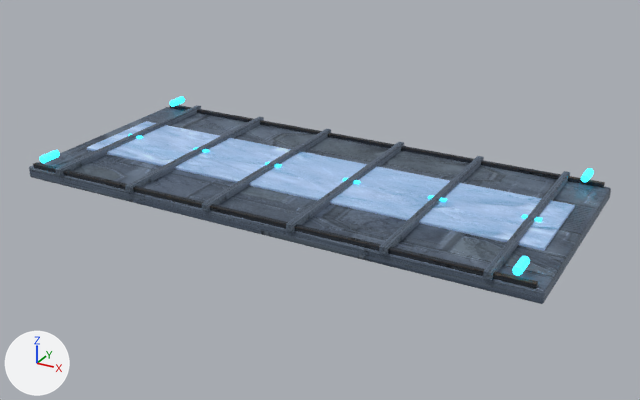
What one commit did to the glTF model game/assets/world/aetherfall/expanse/transit_spine.glb.
Both versions are drawn from a 50 mm lens placed at (9.02, -16.01, 7.33), pointed at (0.2, 0.03, -0.69). Arrows for +X, +Y and +Z are at lower left; the lights stay in place. The picture after the commit comes second. Where no turn or scale is listed for an object, it has been applied to the vertices. Vertices at exactly the same position are counted once.

In view in the first picture: 'TransitCrossRib_-1', 'TransitCrossRib_-3', 'TransitCrossRib_-5', 'TransitCrossRib_1', 'TransitCrossRib_3', 'TransitCrossRib_5', 'TransitDeck', 'TransitEdgeCurb_-2.53', 'TransitEdgeCurb_2.53', 'TransitIceInlay' and 5 more.
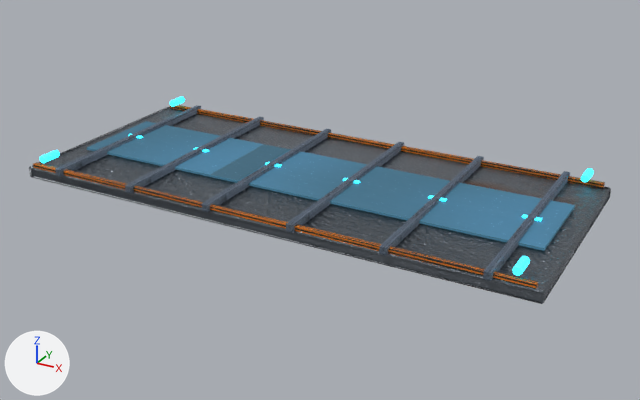
Pixel boxes (x1, y1, x2, y2) of what changed, in the pictures (640 x 400 px):
'TransitDeck', surface changed, reshaped: (29, 107, 611, 304) in both
'TransitIceInlay', surface changed (darker): (87, 121, 575, 251) in both
'TransitEdgeCurb_2.53', surface changed: (33, 162, 538, 289) in both
'TransitEdgeCurb_-2.53', surface changed: (170, 105, 605, 188) in both
part 1 of me_cube_013, cut back: before (30, 107, 611, 303); after (31, 108, 609, 303)

The change, as a list of edits to the scene's bpy script:
```text
Change mat_expansemetalhd:
    remove # nodes: BsdfPrincipled, NormalMap, OutputMaterial, SeparateColor, TexImage x3
    remove # uses the picture img_aether_expanse_metal
    remove # uses the picture img_aether_expanse_metal_normal
    remove # uses the picture img_aether_expanse_metal_orm
    nodes: BsdfPrincipled, Mapping x3, NormalMap, OutputMaterial, SeparateColor, TexImage x3, UVMap x3
    uses the picture img_aetherfall_metal
    uses the picture img_aetherfall_metal_normal
    uses the picture img_aetherfall_metal_orm
Change mat_expansehazardhd:
    remove # nodes: BsdfPrincipled, NormalMap, OutputMaterial, SeparateColor, TexImage x3
    remove # uses the picture img_aether_expanse_hazard
    remove # uses the picture img_aether_expanse_hazard_normal
    remove # uses the picture img_aether_expanse_hazard_orm
    nodes: BsdfPrincipled, Mapping x3, NormalMap, OutputMaterial, SeparateColor, TexImage x3, UVMap x3
    uses the picture img_aetherfall_hazard
    uses the picture img_aetherfall_hazard_normal
    uses the picture img_aetherfall_hazard_orm
Change mat_expanseiceshadowhd:
    remove # nodes: BsdfPrincipled, NormalMap, OutputMaterial, SeparateColor, TexImage x3
    remove # uses the picture img_aether_expanse_ice
    remove # uses the picture img_aether_expanse_ice_normal
    remove # uses the picture img_aether_expanse_ice_orm
    nodes: BsdfPrincipled, Mapping x3, NormalMap, OutputMaterial, SeparateColor, TexImage x3, UVMap x3
    colours: dark cyan #305561
    uses the picture img_aetherfall_ice_rock
    uses the picture img_aetherfall_ice_rock_normal
    uses the picture img_aetherfall_ice_rock_orm
Change me_cube_013:
    remove me_cube_013.from_pydata(...)  # 56 vertices, 108 faces; spans x -6.0..6.0, y -2.6..2.6, z -0.14..0.14
    add me_cube_013.from_pydata(...)  # 116 vertices, 180 faces; spans x -6.0..6.0, y -2.6..2.6, z -0.14..0.14
    me_cube_013 part 1
    12 faces are deleted
    52 vertices are added at x -5.98..5.98, y -2.58..2.58, z -0.12..0.12
    8 new vertices lie (0.0, 0.0, 0.12) away from vertices in x -5.96..5.96, y -2.56..2.56, z -0.06
    84 new faces join them
```
